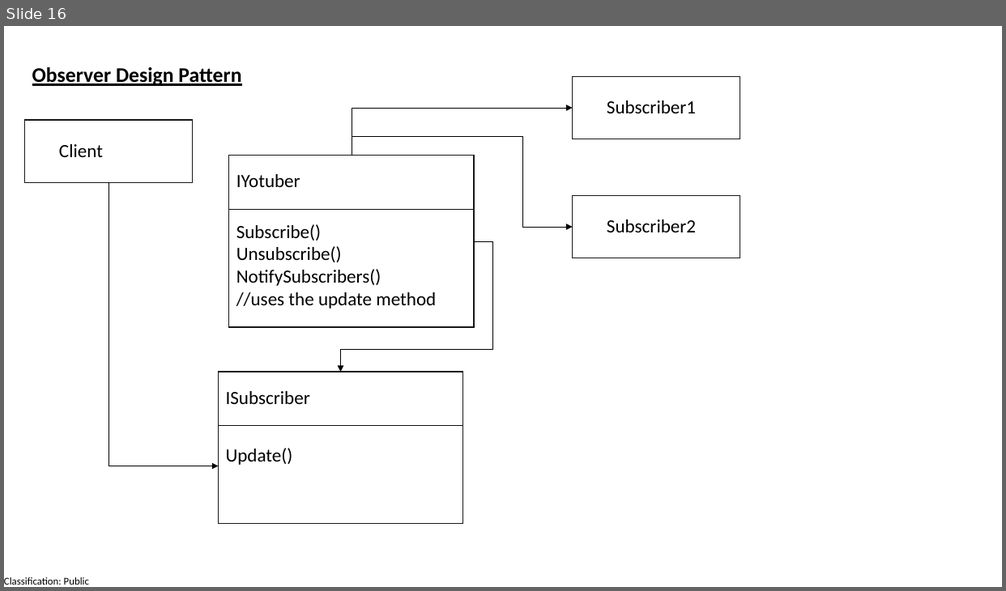
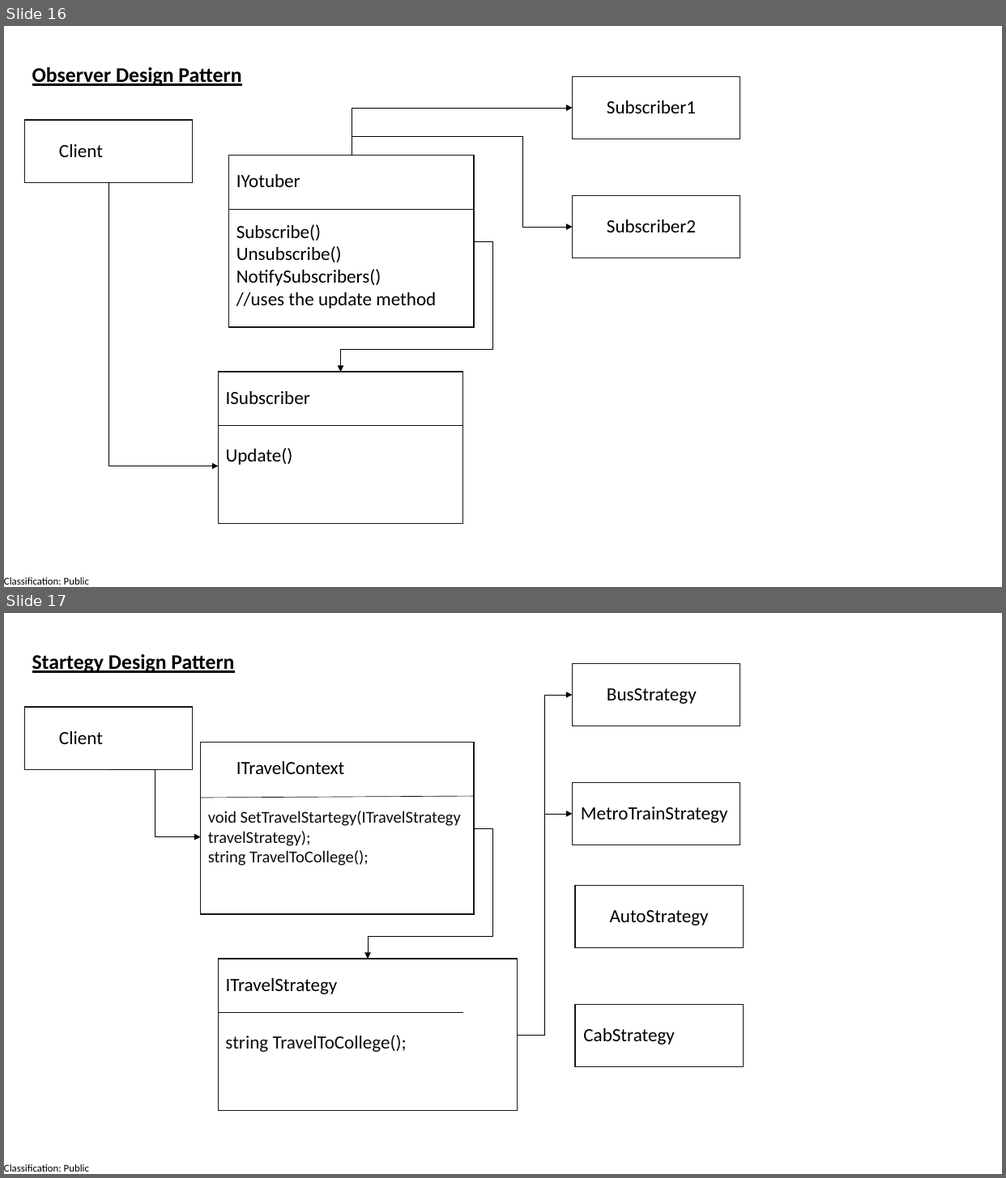
Before and after one commit to manaswiniray/DesignPatterns, a slide deck: UMLDiagrams.pptx. Shown one above the other, each under a label of ours: slide 16 before the commit, slides 16 and 17 after it. The pictures are 1006x591 and 1006x1178 pixels, drawn with LibreOffice and Linux fonts; fonts in the diff are those of the drawing. Boxes give left, top, right and bottom in pixels: in the first picture for what was removed or moved away, otherwise in the second. Text is boxed around its words. In the diff, an @@ line names an element or a change of style, - is before the commit and + after.

Commit message:
Committed For Strategy Design Pattern

```diff
--- a/UMLDiagrams.pptx
+++ b/UMLDiagrams.pptx
@@ slide 17 added at (x1=4, y1=613, x2=1002, y2=1174), background #FFFFFF; not listed: 1 template element that a slide beside it also shows @@
@@ text added at (x1=32, y1=654, x2=234, y2=673), 20 pt, text #000000, bold, underline @@
+Startegy Design Pattern
@@ rectangle added at (x1=572, y1=664, x2=740, y2=726), outline #181717 1 pt @@
@@ rectangle added at (x1=25, y1=707, x2=193, y2=769), outline #181717 1 pt @@
@@ elbow arrow added from (518, 1035) to (572, 695), #000000 0.5 pt @@
@@ text added at (x1=607, y1=688, x2=697, y2=704), 18 pt, text #000000 @@
+BusStrategy
@@ text added at (x1=59, y1=731, x2=103, y2=744), 18 pt, text #000000 @@
+Client
@@ rectangle added at (x1=201, y1=743, x2=474, y2=914), outline #181717 1 pt @@
@@ elbow arrow added from (108, 769) to (201, 837), #000000 0.5 pt @@
@@ text added at (x1=236, y1=761, x2=345, y2=774), 18 pt, text #000000 @@
+ITravelContext
@@ line added from (201, 798) to (474, 796), #0D0D0D 0.5 pt @@
@@ rectangle added at (x1=572, y1=783, x2=740, y2=845), outline #181717 1 pt @@
@@ text added at (x1=581, y1=807, x2=728, y2=823), 18 pt, text #000000 @@
+MetroTrainStrategy
@@ text added at (x1=208, y1=811, x2=461, y2=866), 16 pt, text #0D0D0D @@
+void SetTravelStartegy(ITravelStrategy travelStrategy);
+string TravelToCollege();
@@ elbow arrow added from (474, 828) to (368, 959), #000000 0.5 pt @@
@@ elbow arrow added from (518, 1035) to (572, 814), #000000 0.5 pt @@
@@ rectangle added at (x1=575, y1=885, x2=743, y2=948), outline #181717 1 pt @@
@@ text added at (x1=610, y1=910, x2=709, y2=926), 18 pt, text #000000 @@
+AutoStrategy
@@ rectangle added at (x1=218, y1=959, x2=518, y2=1111), outline #181717 1 pt @@
@@ text added at (x1=226, y1=978, x2=338, y2=995), 18 pt, text #000000 @@
+ITravelStrategy
@@ line added from (218, 1013) to (463, 1013), #0D0D0D 0.5 pt @@
@@ rectangle added at (x1=575, y1=1004, x2=743, y2=1067), outline #181717 1 pt @@
@@ text added at (x1=225, y1=1035, x2=407, y2=1052), 18 pt, text #0D0D0D @@
+string TravelToCollege();
@@ text added at (x1=583, y1=1029, x2=674, y2=1045), 18 pt, text #000000 @@
+CabStrategy
```
Also in this commit, not shown: 10 other files.
